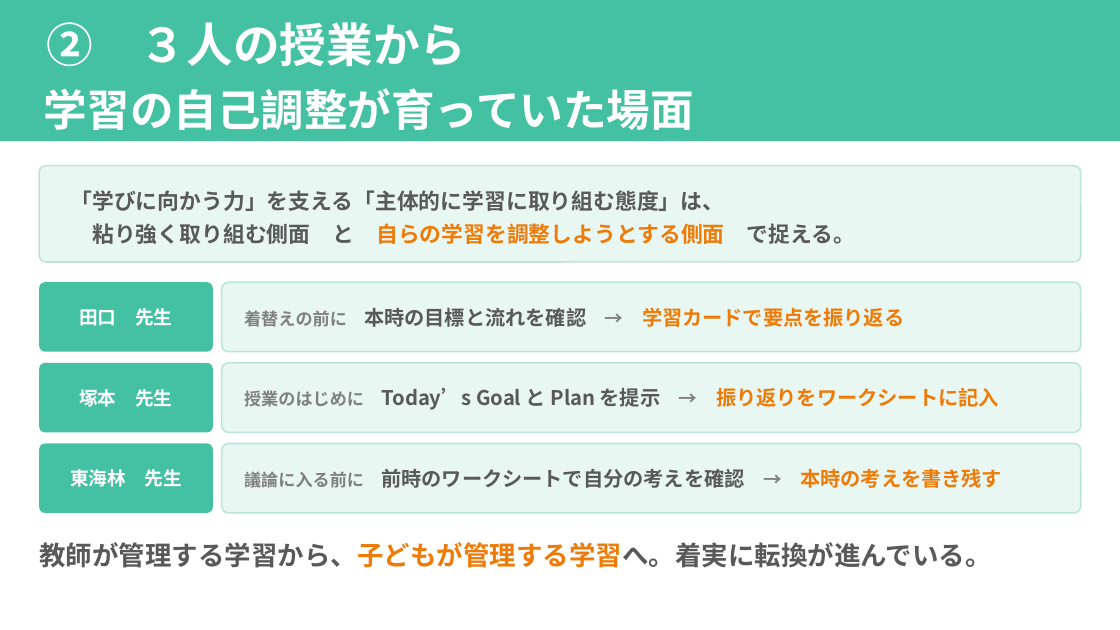
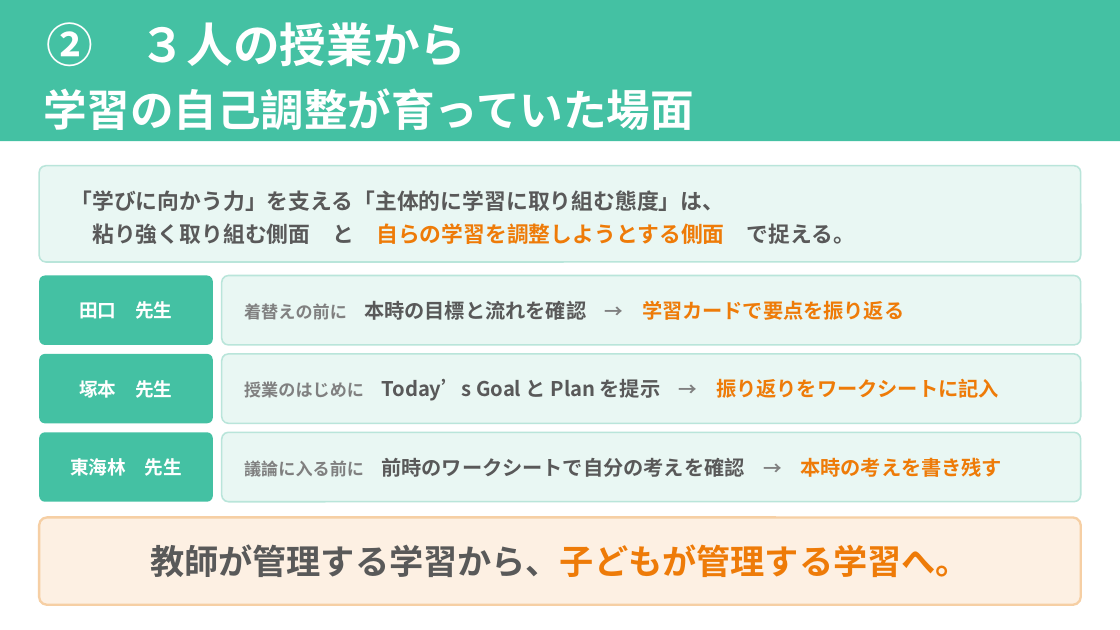
Before and after one commit to contynet730-star/con30, a slide deck: slide 12 of 指導課訪問_みらい青空学園/指導課訪問_５校時指導助言資料_みらい青空学園_プランB.pptx. Drawn at 1120x630 pixels with LibreOffice and Linux fonts; fonts in the diff are those of the drawing. Boxes give left, top, right and bottom in pixels: in the first picture for what was removed or moved away, otherwise in the second. Text is boxed around its words. In the diff, an @@ line names an element or a change of style, - is before the commit and + after.

```diff
--- a/指導課訪問_みらい青空学園/指導課訪問_５校時指導助言資料_みらい青空学園_プランB.pptx
+++ b/指導課訪問_みらい青空学園/指導課訪問_５校時指導助言資料_みらい青空学園_プランB.pptx
@@ 2 texts, 2 rounded rectangles: place and size @@
-2 texts, 2 rounded rectangles at box(39, 282, 1081, 352)
+2 texts, 2 rounded rectangles at box(39, 276, 1081, 345)
@@ 4 texts, 4 rounded rectangles: place and size @@
-4 texts, 4 rounded rectangles at box(39, 363, 1081, 513)
+4 texts, 4 rounded rectangles at box(39, 354, 1081, 502)
@@ text "教師が管理する学習から、子どもが管理する学習へ。" at box(150, 544, 970, 577): vertical alignment top to middle @@
@@ rounded rectangle added at box(39, 517, 1081, 605), fill #FDF0E3, outline #F6CFA4 1.5 pt @@
@@ text at box(150, 544, 970, 577): text changed; size 17 to 22 pt @@
-教師が管理する学習から、子どもが管理する学習へ。着実に転換が進んでいる。
+教師が管理する学習から、子どもが管理する学習へ。
```
Also in this commit, not shown: 2 other files.
